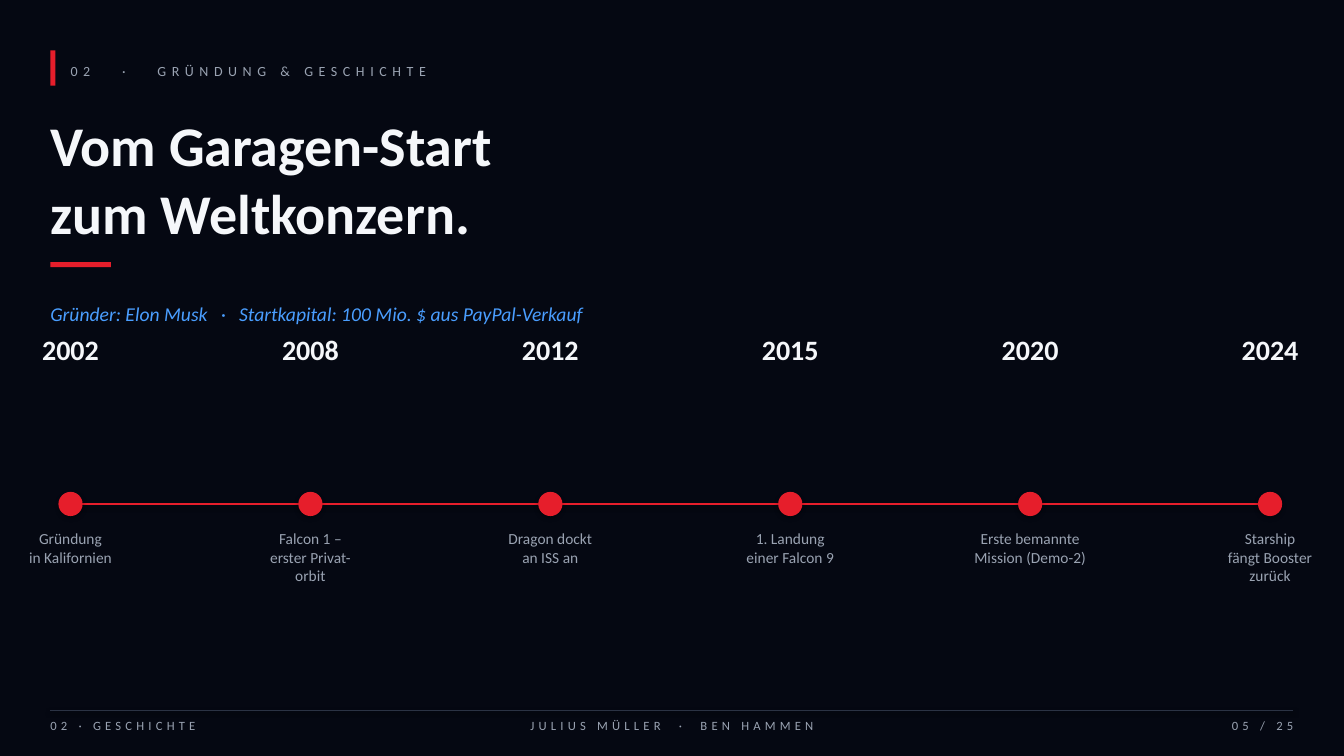
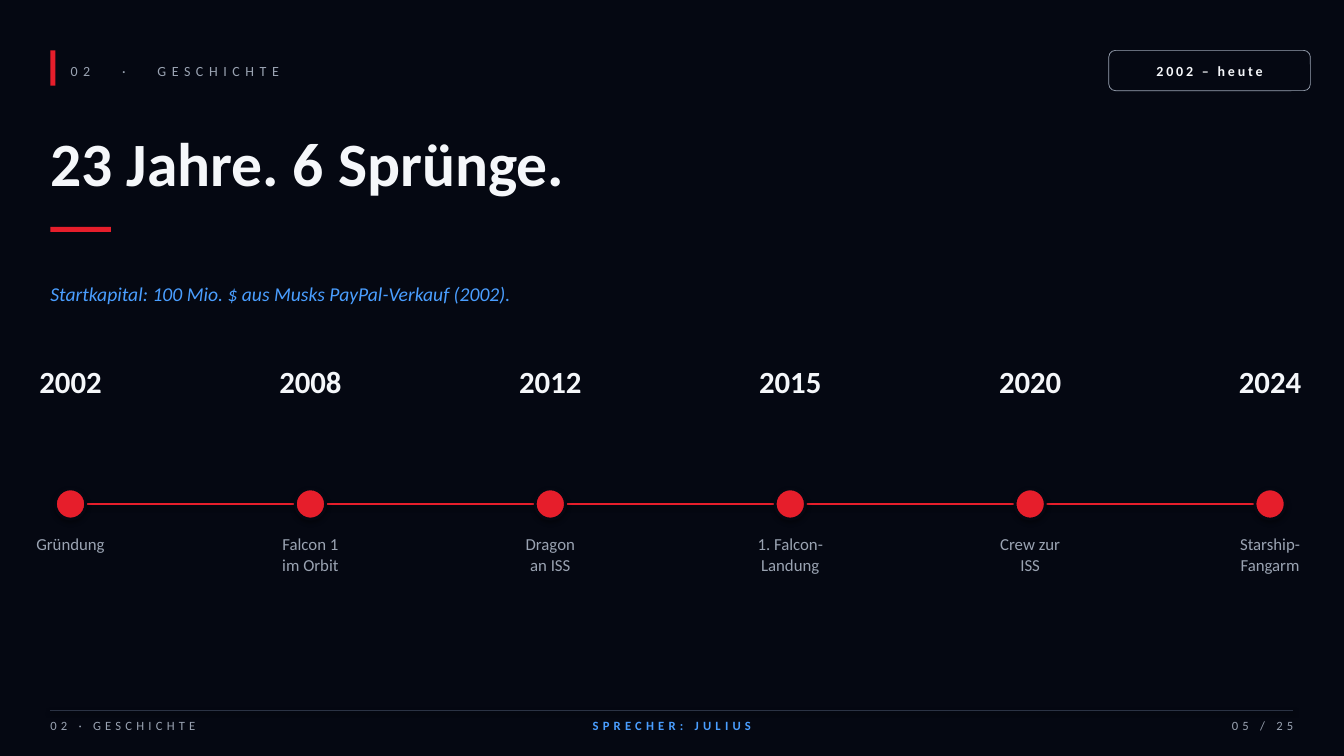
Before and after one commit to Benjibubu/Pr-si-Mathe-, a slide deck: slide 5 of SpaceX_Praesentation_Mueller_Hammen.pptx. Drawn at 1344x756 pixels with LibreOffice and Linux fonts; fonts in the diff are those of the drawing. Boxes give left, top, right and bottom in pixels: in the first picture for what was removed or moved away, otherwise in the second. Text is boxed around its words. In the diff, an @@ line names an element or a change of style, - is before the commit and + after.

Commit message:
v2: minimaler Text, grosse Bildplatzhalter, 3 Histogramme + Sprecherskripte
- Slides: weniger Text, mehr Stichpunkte, mehr Atem zum Reden
- Bildplatzhalter: gross, dezent gerastert, klar nummeriert (BILD 01-08),
  mit Beschreibung und Format-Hinweis (Hochformat / 16:9 etc.)
- 3 echte Balkendiagramme: Kosten/kg, Starlink-Wachstum, Starts/Jahr
- Datum-Chips ueber jedem Kapitel (Stand, Zeitraum)
- Footer zeigt jetzt Sprecher pro Folie (BEN / JULIUS / BEIDE)
- Ben.txt: vollstaendiges Sprechskript mit Cues und Uebergaben
- Julius.txt: ebenso, ergaenzend abgestimmt (gleicher Anteil)

```diff
--- a/SpaceX_Praesentation_Mueller_Hammen.pptx
+++ b/SpaceX_Praesentation_Mueller_Hammen.pptx
@@ rounded rectangle added at (x1=1109, y1=50, x2=1311, y2=91), outline #9AA3B2 0.5 pt @@
@@ text at (x1=71, y1=67, x2=279, y2=76): text changed @@
-02 · GRÜNDUNG & GESCHICHTE
+02 · GESCHICHTE
@@ text added at (x1=1156, y1=66, x2=1263, y2=76), 10 pt, text #F5F7FA, bold @@
+2002 – heute
@@ text removed at (x1=50, y1=129, x2=492, y2=235) @@
-Vom Garagen-Start
-zum Weltkonzern.
@@ text added at (x1=50, y1=142, x2=564, y2=197), 44 pt, text #F5F7FA, bold @@
+23 Jahre. 6 Sprünge.
@@ rectangle moved from (x1=50, y1=262, x2=111, y2=267) to (x1=50, y1=227, x2=111, y2=232) @@
@@ text at (x1=50, y1=287, x2=511, y2=304): text changed @@
-Gründer: Elon Musk · Startkapital: 100 Mio. $ aus PayPal-Verkauf
+Startkapital: 100 Mio. $ aus Musks PayPal-Verkauf (2002).
@@ 6 texts moved together from (x1=42, y1=340, x2=1299, y2=361) to (x1=39, y1=371, x2=1301, y2=394) @@
@@ size 20 to 22 pt in 6 elements at (x1=39, y1=373, x2=101, y2=394), (x1=279, y1=371, x2=341, y2=394), (x1=519, y1=373, x2=581, y2=394), (x1=759, y1=373, x2=821, y2=394), (x1=999, y1=373, x2=1061, y2=394), (x1=1239, y1=373, x2=1301, y2=393) @@
@@ outline none to #050812 2 pt in 6 elements at (x1=295, y1=489, x2=326, y2=519), (x1=55, y1=489, x2=86, y2=519), (x1=535, y1=489, x2=566, y2=519), (x1=775, y1=489, x2=806, y2=519), (x1=1015, y1=489, x2=1046, y2=519), (x1=1255, y1=489, x2=1286, y2=519) @@
@@ ellipse resized from (x1=1258, y1=492, x2=1282, y2=516) to (x1=1255, y1=489, x2=1286, y2=519) @@
@@ text "Gründung" moved from (x1=29, y1=533, x2=112, y2=563) to (x1=36, y1=538, x2=104, y2=553) @@
@@ text "Gründung" at (x1=36, y1=538, x2=104, y2=553): size 11 to 12 pt @@
@@ text at (x1=282, y1=538, x2=338, y2=571): text changed; size 11 to 12 pt @@
-Falcon 1 –
-erster Privat-
-orbit
+Falcon 1
+im Orbit
@@ text at (x1=526, y1=539, x2=575, y2=571): text changed; size 11 to 12 pt @@
-Dragon dockt
-an ISS an
+Dragon
+an ISS
@@ text at (x1=758, y1=538, x2=823, y2=574): text changed; size 11 to 12 pt @@
-1. Landung
-einer Falcon 9
+1. Falcon-
+Landung
@@ text removed at (x1=974, y1=533, x2=1086, y2=565) @@
-Erste bemannte
-Mission (Demo-2)
@@ text added at (x1=1000, y1=539, x2=1060, y2=571), 12 pt, text #9AA3B2 @@
+Crew zur
+ISS
@@ text at (x1=1240, y1=538, x2=1300, y2=574): text changed; size 11 to 12 pt @@
-Starship
-fängt Booster
-zurück
+Starship-
+Fangarm
@@ text at (x1=29, y1=552, x2=112, y2=563): paragraph removed @@
-in Kalifornien
@@ text at (x1=593, y1=721, x2=751, y2=730): text changed; text colour #9AA3B2 to #4A9EFF; bold on @@
-JULIUS MÜLLER · BEN HAMMEN
+SPRECHER: JULIUS
```
Also in this commit, not shown: 22 other slides changed, 2 slides added, 2 slides removed, 3 other files.
